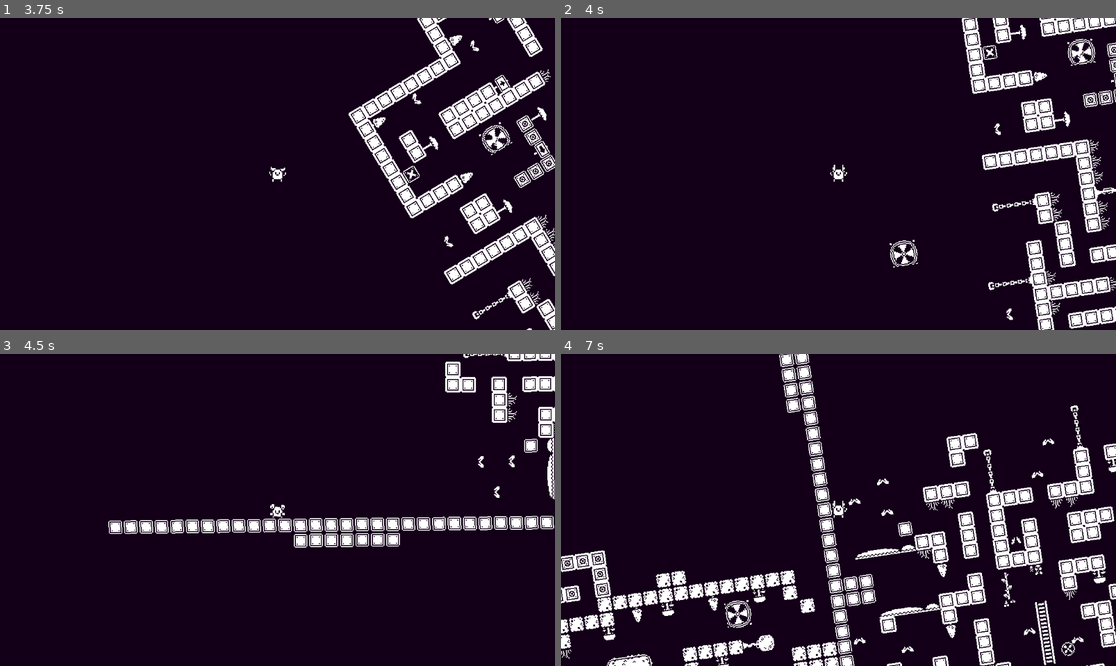
Above: before the commit, frames 1-4 (two rows, left to right).
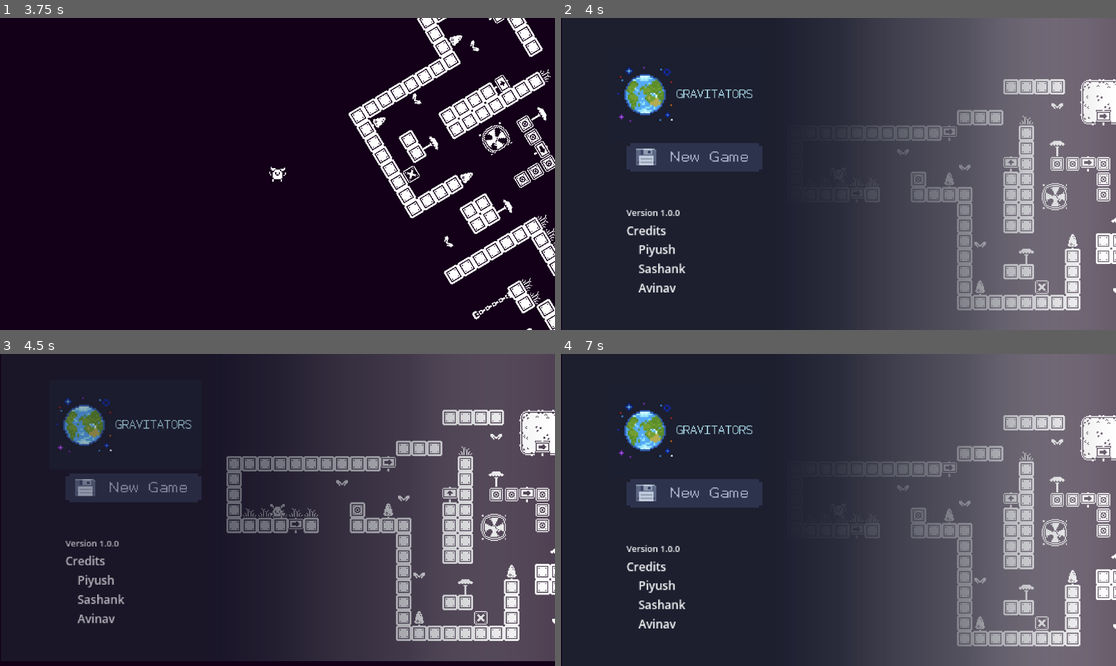
Above: after the commit, the same moments.

Repository: thehaudedai/gravitators
Game: Godot game, scene res://scenes/game.tscn
Same seed, same stepped clock (60 frames per second), same inputs: the game is played once before the commit and once after it.
Inputs (mouse positions are in pixels of both pictures, inside the frame that each line leads up to):
- Up to frame 1 (3.75 s): click (133, 152) at 0.5 s; hold Right (gravity_right) 1.28-2.78 s; tap W (ui_up) at 1.52, 2.27 s; hold Left (gravity_left) 2.78-3.53 s; hold Right (gravity_right) from 3.53 s (still down)
- Up to frame 2 (4 s): keep holding Right (gravity_right); tap W (ui_up) at 3.77 s
- Up to frame 3 (4.5 s): release Right (gravity_right) at 4.25 s; click (133, 488) at 4.27 s
- Up to frame 4 (7 s): hold Right (gravity_right) 5.03-5.78 s; tap W (ui_up) at 5.27, 6.02 s; hold Left (gravity_left) 5.78-6.53 s; hold Right (gravity_right) from 6.53 s (still down)

Frame 1 is identical in both runs. In frame 2, 99% of the frame differs, in the area x 0-100%, y 0-100%; in frame 3, 68%; in frame 4, 99%.

Commit message:
Added Kill Zone

Diff:
--- a/scenes/game.tscn
+++ b/scenes/game.tscn
@@ -10,6 +10,7 @@
 [ext_resource type="Texture2D" uid="uid://cnj3qxi36kwg5" path="res://assets/sprite/new-game.png" id="8_gee14"]
 [ext_resource type="Texture2D" uid="uid://cua0p0sb8x8qs" path="res://assets/sprite/menu-screen.png" id="8_vtaks"]
 [ext_resource type="Script" uid="uid://b7xk7hc7m8y34" path="res://scenes/area_2d.gd" id="10_vtaks"]
+[ext_resource type="PackedScene" uid="uid://bam22o04oi7ed" path="res://scenes/kill_z_one.tscn" id="11_kvpfn"]
 
 [sub_resource type="TileSetAtlasSource" id="TileSetAtlasSource_lbhrr"]
 texture = ExtResource("1_yqjtg")
@@ -455,10 +456,10 @@
 metadata/_edit_horizontal_guides_ = [-87.0]
 
 [node name="ColorRect" type="ColorRect" parent="."]
-offset_left = -6329.0
-offset_top = -4941.0
-offset_right = 7833.0
-offset_bottom = 5239.0
+offset_left = -5795.0
+offset_top = -4790.0
+offset_right = 8367.0
+offset_bottom = 5390.0
 color = Color(0.07450981, 0, 0.09411765, 1)
 
 [node name="UNCUT" type="TileMapLayer" parent="."]
@@ -622,6 +623,19 @@
 text = "Congrats  On
 Completing"
 
+[node name="Kill ZOne" parent="." instance=ExtResource("11_kvpfn")]
+position = Vector2(-549, 298)
+scale = Vector2(1.0328298, 0.436065)
+
+[node name="Kill ZOne3" parent="." instance=ExtResource("11_kvpfn")]
+position = Vector2(-658.0001, 682)
+rotation = -1.5655639
+scale = Vector2(1.0048703, 0.44813335)
+
+[node name="Kill ZOne2" parent="." instance=ExtResource("11_kvpfn")]
+position = Vector2(-546, -498.00003)
+scale = Vector2(1.0328298, 0.436065)
+
 [connection signal="pressed" from="Mainmenu/HBoxContainer/MarginContainer/VBoxContainer/MarginContainer/VBoxContainer/New Game" to="Mainmenu" method="_on_new_game_pressed"]
 [connection signal="body_entered" from="Area2D" to="Area2D" method="_on_body_entered"]
 
--- /dev/null
+++ b/scenes/kill_z_one.tscn
@@ -0,0 +1,15 @@
+[gd_scene load_steps=3 format=3 uid="uid://bam22o04oi7ed"]
+
+[ext_resource type="Script" uid="uid://b741hcmtmbfma" path="res://script/kill_z_one.gd" id="1_uyvkd"]
+
+[sub_resource type="RectangleShape2D" id="RectangleShape2D_5eywi"]
+size = Vector2(1277, 667)
+
+[node name="Kill ZOne" type="Area2D"]
+script = ExtResource("1_uyvkd")
+
+[node name="CollisionShape2D" type="CollisionShape2D" parent="."]
+position = Vector2(628.5, 323.5)
+shape = SubResource("RectangleShape2D_5eywi")
+
+[connection signal="body_entered" from="." to="." method="_on_body_entered"]
--- /dev/null
+++ b/script/kill_z_one.gd
@@ -0,0 +1,16 @@
+extends Area2D
+
+
+# Called when the node enters the scene tree for the first time.
+func _ready() -> void:
+	pass # Replace with function body.
+
+
+# Called every frame. 'delta' is the elapsed time since the previous frame.
+func _process(delta: float) -> void:
+	pass
+
+
+func _on_body_entered(body: Node2D) -> void:
+	if body.has_method("teleport"):
+		get_tree().reload_current_scene()
Not shown: 1 places in scenes/game.tscn that only renumber resources
Not shown, added: script/kill_z_one.gd.uid
